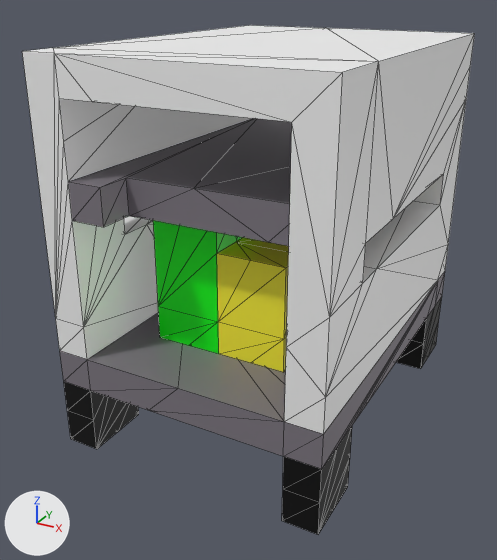
Two versions of the glTF model models/cart.gltf, one commit apart.
Camera for both pictures: a 50 mm lens placed at (8.79, -18.28, 12.58), pointed at (-0.47, -1.43, 4.16). The axes (+X, +Y, +Z) are drawn at lower left. The lights are the same throughout. Mesh edges are drawn as thin lines. Where no turn or scale is listed for an object, it has been applied to the vertices. Vertices at the same position are counted once.

The first picture shows 'Glass', 'Metal'.
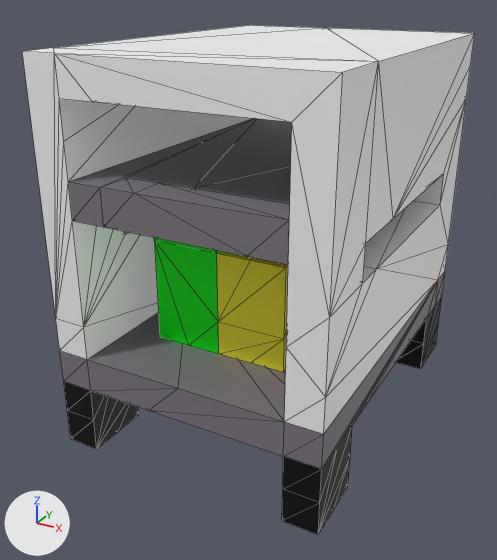
Commit message: fixed an issue with cart model

The change, as JSON lines over the scene's bpy script:
```json
{"block": "me_mesh_1", "where": "# used by ob_glass; location = (0.0, 0.0, 0.0)"}
{"op": "remove", "block": "me_mesh_1", "code": "me_mesh_1.from_pydata(...)  # 92 vertices, 176 faces; spans x -2.0..3.0, y -4.0..4.0, z 3.0..7.0"}
{"op": "add", "block": "me_mesh_1", "code": "me_mesh_1.from_pydata(...)  # 104 vertices, 196 faces; spans x -2.0..3.0, y -6.0..4.0, z 3.0..8.0"}
{"block": "me_mesh_1", "change": "me_mesh_1 part 1"}
{"block": "me_mesh_1", "change": "3 vertices are removed from x -2.0..0.0, y -4.0..4.0, z 4.0..5.0"}
{"block": "me_mesh_1", "change": "41 faces are deleted"}
{"block": "me_mesh_1", "change": "1 vertex moves from x 0.0, y -1.0, z 4.0 to x 0.0, y -1.0, z 6.0"}
{"block": "me_mesh_1", "change": "9 vertices are added at x -2.0..3.0, y -6.0..4.0, z 5.0..8.0"}
{"block": "me_mesh_1", "change": "6 new vertices lie (0.0, 1.0, 0.0) away from vertices in x -2.0..3.0, y -6.0, z 7.0..8.0"}
{"block": "me_mesh_1", "change": "61 new faces join them"}
{"block": "me_mesh_1", "change": "me_mesh_1 part 2: 135 faces spanning x -2.0..3.0, y -4.0..4.0, z 3.0..7.0 switch from mat_glass to mat_metal"}
```

Changed parts and their boxes [x1, y1, x2, y2] in the pictures (497 x 560 px; the box of a moved part takes in the faces that stretch with it):
```json
{"object": "Glass", "change": "reshaped", "before": [153, 220, 289, 372], "after": [100, 178, 290, 372]}
{"part": 1, "of": "me_mesh_1", "change": "moved or reshaped", "before": [153, 220, 218, 345], "after": [103, 178, 289, 345]}
{"part": 2, "of": "me_mesh_1", "change": "recoloured", "before": [189, 250, 288, 372], "after": [189, 250, 288, 372]}
```
